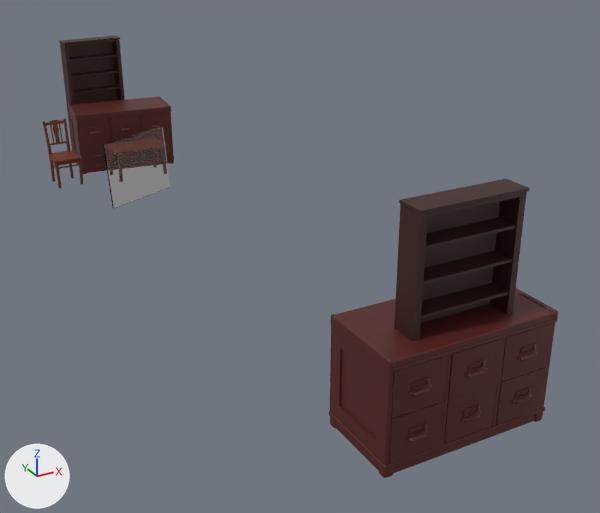
Two versions of the Blender file training_guidance/Stage_I/sampling_stage/modelling/scene.blend, one commit apart.
Both versions are drawn from a 50 mm camera at (-334.0, -399.0, 356.0) aimed at (49.0, 296.0, 8.0). Every picture has the same lights, and +X, +Y and +Z are marked at lower left. The first picture is the older version.

Script lines for the objects in view, before the commit:
```python
ob_diffuse_cabinet_01 = bpy.data.objects.new('diffuse_cabinet_01', me_cube_037)
ob_diffuse_cabinet_01.location = (-1.0, 728.0, 42.0)
ob_diffuse_cabinet_01.rotation_euler = (0.0, 0.0, -0.112)  # degrees (0, 0, -6.4)
ob_diffuse_cabinet_01.scale = (0.924, 0.924, 0.924)
ob_diffuse_chair_04 = bpy.data.objects.new('diffuse_chair_04', me_box_006)
ob_diffuse_chair_04.location = (-97.0, 679.0, 40.0)
ob_diffuse_chair_04.rotation_euler = (0.0, 0.0, 0.0704)  # degrees (0, 0, 4)
ob_diffuse_chair_04.scale = (0.948, 0.948, 0.948)
ob_diffuse_shelf_03 = bpy.data.objects.new('diffuse_shelf_03', me_cube_039)
ob_diffuse_shelf_03.location = (-20.0, 777.0, 84.0)
ob_diffuse_shelf_03.rotation_euler = (0.0, 0.0, 0.0758)  # degrees (0, 0, 4.3)
ob_diffuse_shelf_03.scale = (0.934, 0.934, 0.934)
ob_glass_window_01 = bpy.data.objects.new('glass_window_01', me_cube_036)
ob_glass_window_01.location = (0.0, 0.0, 0.0)
ob_source_cabinet = bpy.data.objects.new('source_cabinet', me_cube_120)
ob_source_cabinet.location = (0.0, -1.0, 45.0)
# also in view: 'source_shelf' at (0.0, -11.0, 90.0)
```
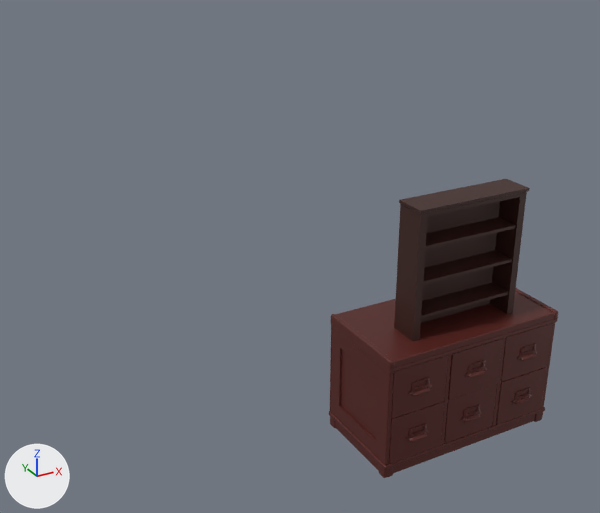
Edits to the bpy script that builds the scene:
```text
Remove ob_glass_window_01:
    ob_glass_window_01 = bpy.data.objects.new('glass_window_01', me_cube_036)
    ob_glass_window_01.location = (0.0, 0.0, 0.0)
Remove ob_diffuse_cabinet_01:
    ob_diffuse_cabinet_01 = bpy.data.objects.new('diffuse_cabinet_01', me_cube_037)
    ob_diffuse_cabinet_01.location = (-1.0, 728.0, 42.0)
    ob_diffuse_cabinet_01.rotation_euler = (0.0, 0.0, -0.112)  # degrees (0, 0, -6.4)
    ob_diffuse_cabinet_01.scale = (0.924, 0.924, 0.924)
Remove ob_diffuse_shelf_03:
    ob_diffuse_shelf_03 = bpy.data.objects.new('diffuse_shelf_03', me_cube_039)
    ob_diffuse_shelf_03.location = (-20.0, 777.0, 84.0)
    ob_diffuse_shelf_03.rotation_euler = (0.0, 0.0, 0.0758)  # degrees (0, 0, 4.3)
    ob_diffuse_shelf_03.scale = (0.934, 0.934, 0.934)
Remove ob_diffuse_chair_04:
    ob_diffuse_chair_04 = bpy.data.objects.new('diffuse_chair_04', me_box_006)
    ob_diffuse_chair_04.location = (-97.0, 679.0, 40.0)
    ob_diffuse_chair_04.rotation_euler = (0.0, 0.0, 0.0704)  # degrees (0, 0, 4)
    ob_diffuse_chair_04.scale = (0.948, 0.948, 0.948)
```

What differs and where, as boxes [x1, y1, x2, y2] in the pictures (600 x 513 px):
'diffuse_cabinet_01', deleted (dark red): before [68, 96, 174, 174]
'diffuse_shelf_03', deleted (dark red): before [59, 35, 125, 152]
'glass_window_01', deleted: before [103, 127, 170, 209]
'diffuse_chair_04', deleted (brown): before [43, 118, 83, 188]
